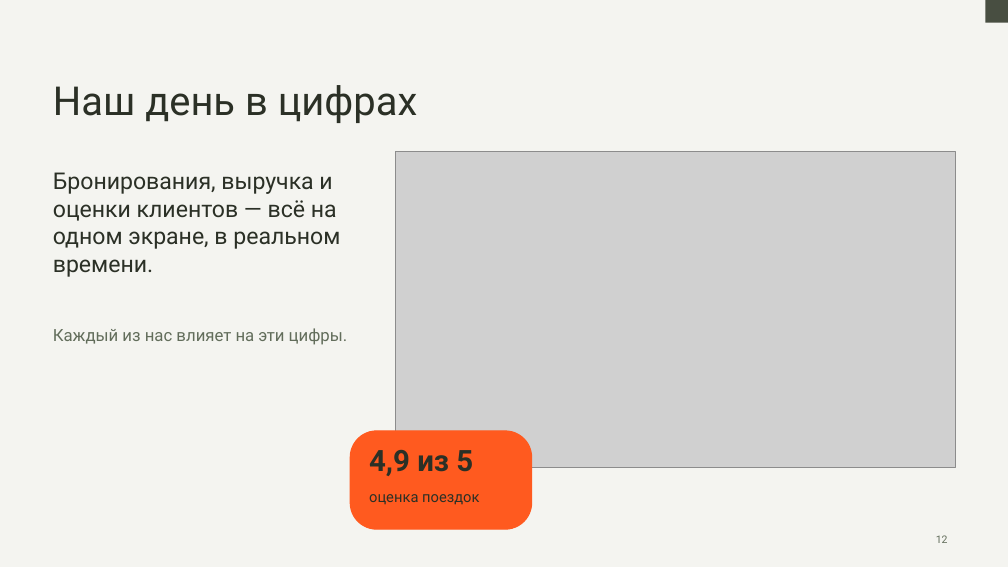
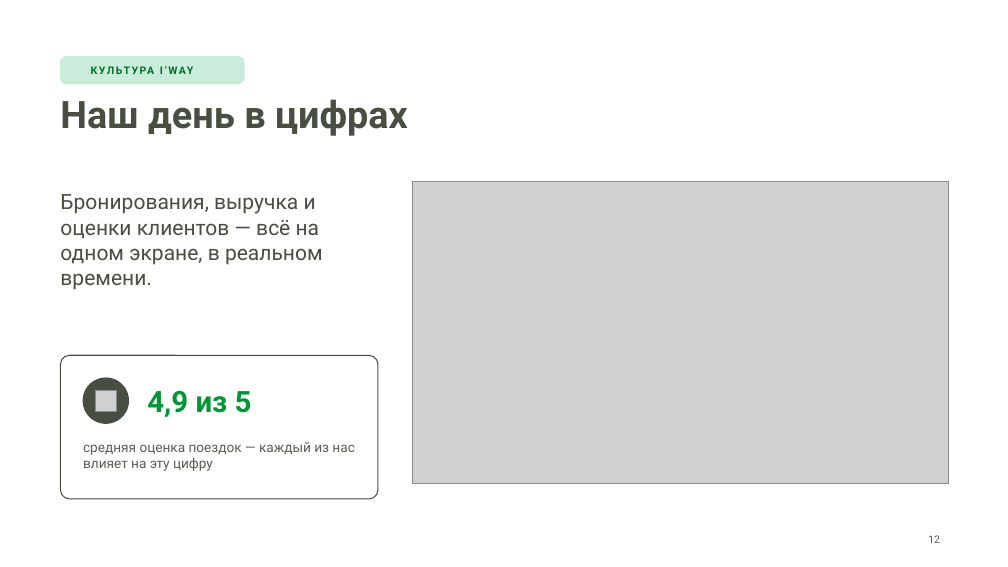
Before and after one commit to hriwayhr/HR-projects, a slide deck: slide 12 of presentations/HR-iway-onboarding-2026.pptx. Drawn at 1008x567 pixels with LibreOffice and Linux fonts; fonts in the diff are those of the drawing; grey boxes stand for pictures; background and template pictures are left out. Boxes give left, top, right and bottom in pixels: in the first picture for what was removed or moved away, otherwise in the second. Text is boxed around its words. In the diff, an @@ line names an element or a change of style, - is before the commit and + after.

```diff
--- a/presentations/HR-iway-onboarding-2026.pptx
+++ b/presentations/HR-iway-onboarding-2026.pptx
@@ background #F4F4F0 to #FFFFFF @@
@@ rectangle removed at (985, 0, 1008, 23) @@
@@ rounded rectangle added at (60, 57, 244, 84), fill #C9EDDA, outline #C9EDDA 1 pt @@
@@ text added at (160, 66, 163, 74), 10 pt, text #007026, bold @@
+КУЛЬТУРА I’WAY
@@ title "Наш день в цифрах": place and size @@
-title "Наш день в цифрах" at (53, 85, 418, 123)
+title "Наш день в цифрах" at (60, 99, 408, 136)
@@ title "Наш день в цифрах" at (60, 99, 408, 136): size 38 to 36 pt, text colour #2B3026 to #484E41, bold on @@
@@ text "Бронирования, выручка и оценки клиентов ...": place and size @@
-text "Бронирования, выручка и оценки клиентов ..." at (53, 172, 340, 277)
+text "Бронирования, выручка и оценки клиентов ..." at (60, 194, 323, 290)
@@ text "Бронирования, выручка и оценки клиентов ..." at (60, 194, 323, 290): size 22 to 20 pt, text colour #2B3026 to #484E41 @@
@@ picture: place and size @@
-picture at (395, 151, 955, 467)
+picture at (412, 181, 949, 484)
@@ rounded rectangle added at (60, 355, 378, 499), fill #FFFFFF, outline #484E41 1 pt @@
@@ ellipse added at (83, 378, 129, 423), fill #484E41, outline #484E41 1 pt @@
@@ text "4,9 из 5": place and size @@
-text "4,9 из 5" at (369, 450, 473, 476)
+text "4,9 из 5" at (147, 390, 252, 417)
@@ text "4,9 из 5" at (147, 390, 252, 417): text colour #2B3026 to #009634; vertical alignment top to middle @@
@@ picture added at (95, 390, 116, 411) @@
@@ text at (83, 442, 354, 471): text changed; size 16 to 13 pt; text colour #626D5B to #5A6055 @@
-Каждый из нас влияет на эти цифры.
+средняя оценка поездок — каждый из нас влияет на эту цифру
@@ rounded rectangle removed at (350, 431, 532, 529) @@
@@ text removed at (369, 494, 479, 505) @@
-оценка поездок
@@ page number: place and size @@
-page number at (936, 535, 948, 543)
+page number at (928, 535, 940, 543)
@@ page number at (928, 535, 940, 543): text colour #626D5B to #5A6055 @@
```
Also in this commit, not shown: 27 other slides changed, 4 other files.
